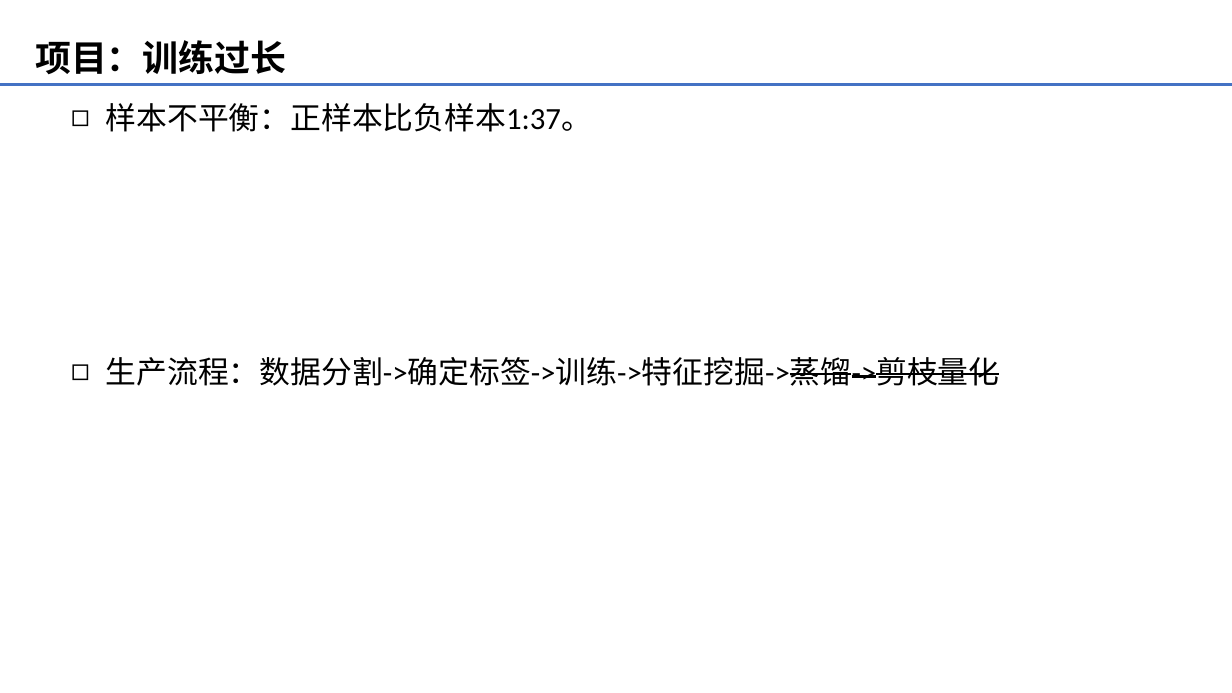
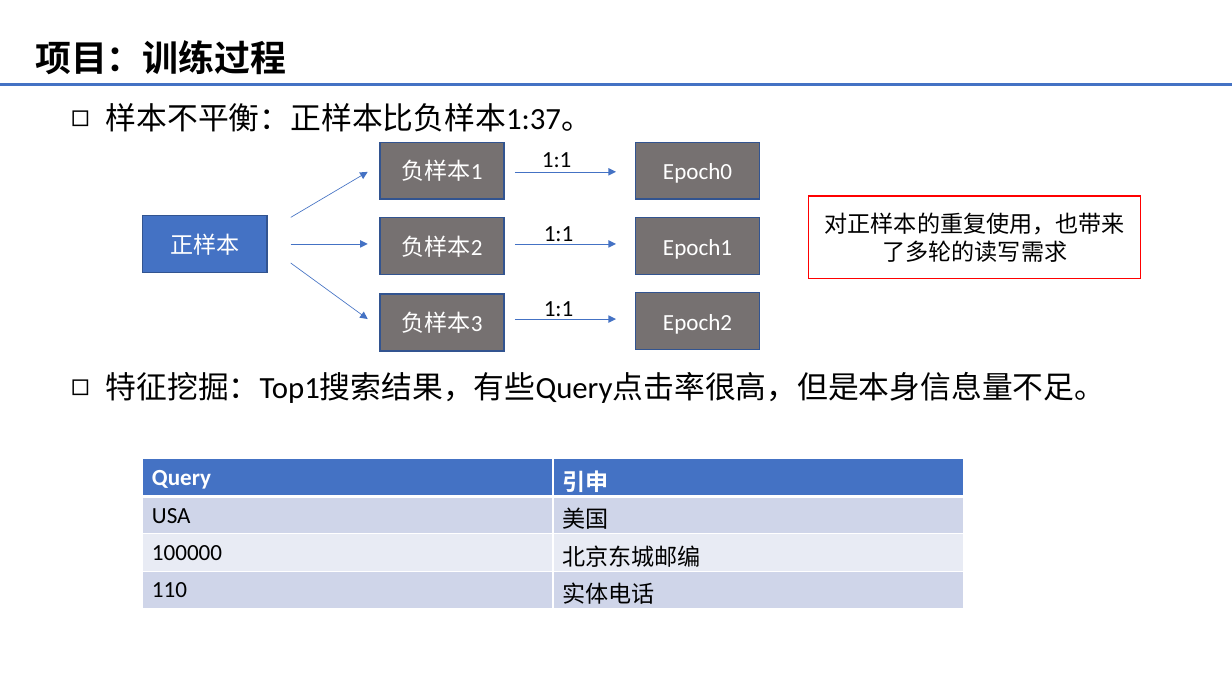
Before and after one commit to beardream98/stupidcode, a slide deck: slide 3 of codetest/machine_learning/NLP/简历内容.pptx (slide 4 before the commit). Drawn at 1232x693 pixels with LibreOffice and Linux fonts; fonts in the diff are those of the drawing. Boxes give left, top, right and bottom in pixels: in the first picture for what was removed or moved away, otherwise in the second. Text is boxed around its words. In the diff, an @@ line names an element or a change of style, - is before the commit and + after.

Commit message:
0417

```diff
--- a/codetest/machine_learning/NLP/简历内容.pptx
+++ b/codetest/machine_learning/NLP/简历内容.pptx
@@ title at (x1=35, y1=40, x2=286, y2=75): text changed @@
-项目：训练过长
+项目：训练过程
@@ rectangle added at (x1=380, y1=142, x2=504, y2=200), fill #767171, outline #325491 1 pt, 18 pt, text #FFFFFF @@
+负样本1
@@ rectangle added at (x1=636, y1=142, x2=760, y2=200), fill #767171, outline #325491 1 pt, 18 pt, text #FFFFFF @@
+Epoch0
@@ arrow added from (291, 217) to (368, 172), #4472C4 0.5 pt @@
@@ arrow added from (515, 172) to (616, 172), #4472C4 0.5 pt @@
@@ text added at (x1=542, y1=152, x2=572, y2=173), 18 pt, text #000000 @@
+1:1
@@ rectangle added at (x1=809, y1=196, x2=1141, y2=278), outline #FF0000 1 pt, 18 pt, text #000000 @@
+对正样本的重复使用，也带来了多轮的读写需求
@@ rectangle added at (x1=142, y1=216, x2=266, y2=274), fill #4472C4, outline #325491 1 pt, 18 pt, text #FFFFFF @@
+正样本
@@ rectangle added at (x1=380, y1=217, x2=504, y2=274), fill #767171, outline #325491 1 pt, 18 pt, text #FFFFFF @@
+负样本2
@@ text added at (x1=544, y1=226, x2=574, y2=245), 18 pt, text #000000 @@
+1:1
@@ rectangle added at (x1=636, y1=218, x2=760, y2=275), fill #767171, outline #325491 1 pt, 18 pt, text #FFFFFF @@
+Epoch1
@@ arrow added from (291, 244) to (368, 244), #4472C4 0.5 pt @@
@@ arrow added from (291, 263) to (368, 319), #4472C4 0.5 pt @@
@@ arrow added from (515, 244) to (616, 244), #4472C4 0.5 pt @@
@@ rectangle added at (x1=380, y1=294, x2=504, y2=351), fill #767171, outline #325491 1 pt, 18 pt, text #FFFFFF @@
+负样本3
@@ rectangle added at (x1=636, y1=293, x2=760, y2=350), fill #767171, outline #325491 1 pt, 18 pt, text #FFFFFF @@
+Epoch2
@@ arrow added from (515, 319) to (616, 319), #4472C4 0.5 pt @@
@@ text added at (x1=544, y1=301, x2=574, y2=320), 18 pt, text #000000 @@
+1:1
@@ text at (x1=106, y1=372, x2=1106, y2=403): text changed @@
-◻ 生产流程：数据分割->确定标签->训练->特征挖掘->蒸馏->剪枝量化
+◻ 特征挖掘：Top1搜索结果，有些Query点击率很高，但是本身信息量不足。
@@ table added at (x1=142, y1=459, x2=963, y2=609), 4 rows, 2 columns @@
+Query | 引申
+USA | 美国
+100000 | 北京东城邮编
+110 | 实体电话
```
Also in this commit, not shown: 5 slides added, 4 slides removed.
